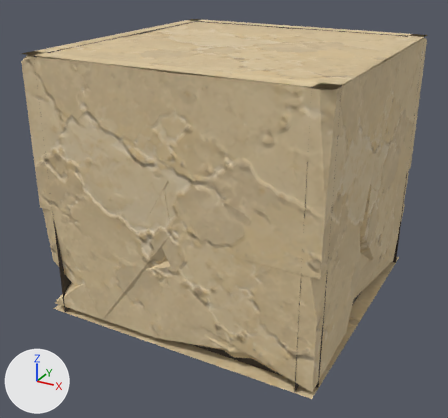
What one commit did to the glTF model assets/custom/models/ground_modules/ground_island_03.glb.
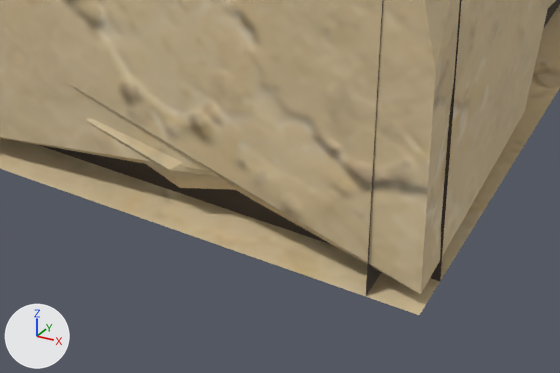
The first picture shows the older version from a camera (50 mm lens) standing at (1.47, -1.386, 1.237) and looking at (0.474, 0.424, 0.332). The close-ups show the older and then the newer version on the part from 39% to 80% of the width and 71% to 100% of the height of that picture. Only the edits that show in the close-ups are written down. The lights are fixed; the arrows at lower left show +X, +Y and +Z.

Objects in the first close-up: 'GroundIsland03_Body'.
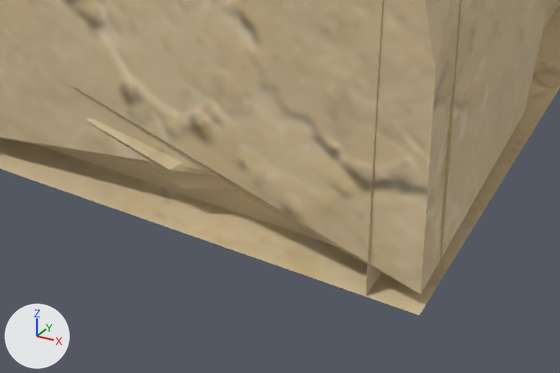
Boxes [x1, y1, x2, y2] around the edits, measured in the close-ups (560 x 373 px):
'GroundIsland03_Body', recoloured
    both: [28, 0, 560, 298]

The change, as a list of edits to the scene's bpy script:
```text
Change mat_groundmodulerecess:
    mat_groundmodulerecess.base_color: (0.06, 0.045, 0.032) -> (0.61, 0.48, 0.28)  # brown #453c32 -> beige #cdb890
```
